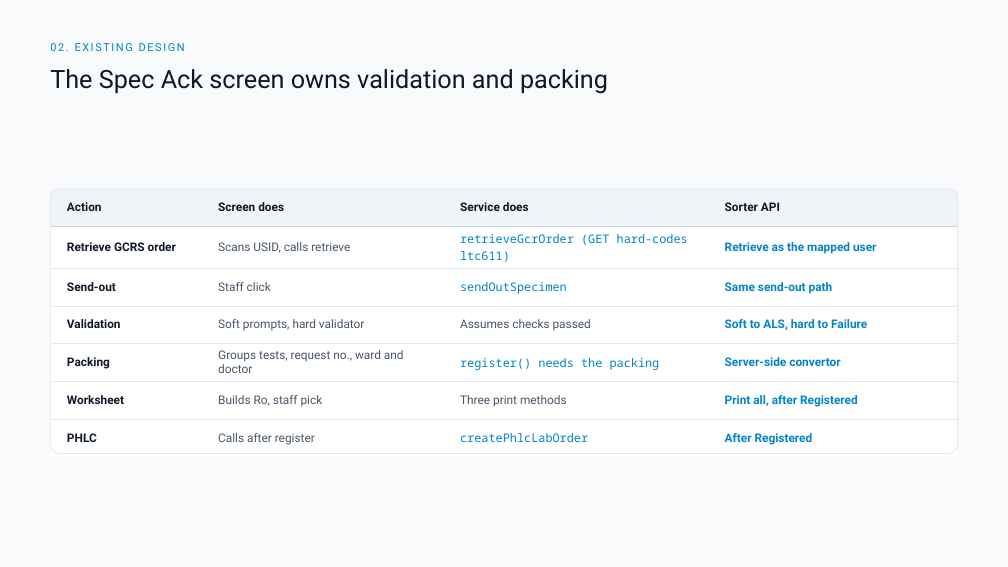
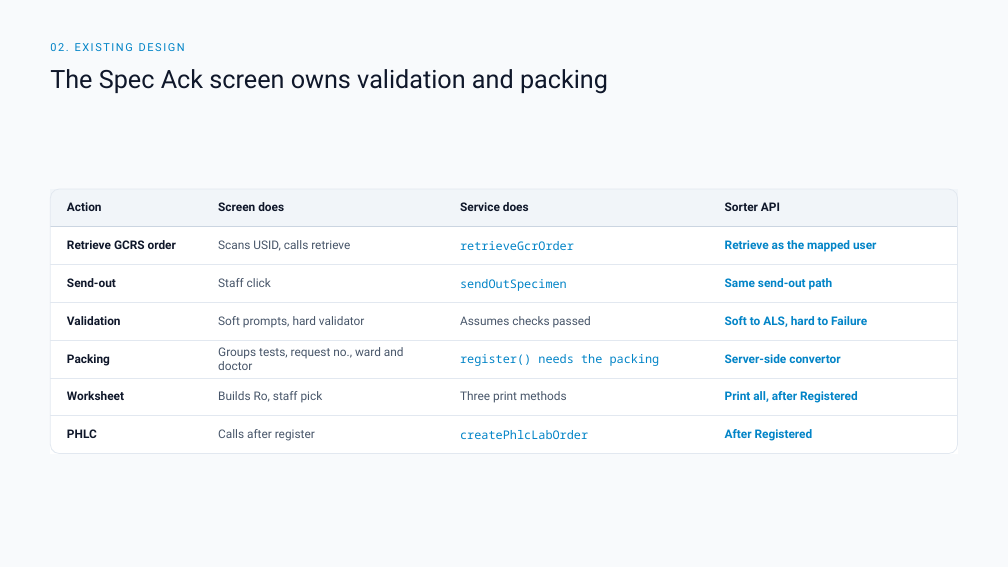
Before and after one commit to DragonChong/HA-Notes, a slide deck: slide 4 of SDLC/Projects/TMP-specimen-sorter-api — Specimen Sorter API/assets/Specimen Sorter API v3.pptx. Drawn at 1008x567 pixels with LibreOffice and Linux fonts; fonts in the diff are those of the drawing. Boxes give left, top, right and bottom in pixels: in the first picture for what was removed or moved away, otherwise in the second. Text is boxed around its words. In the diff, an @@ line names an element or a change of style, - is before the commit and + after.

```diff
--- a/SDLC/Projects/TMP-specimen-sorter-api — Specimen Sorter API/assets/Specimen Sorter API v3.pptx
+++ b/SDLC/Projects/TMP-specimen-sorter-api — Specimen Sorter API/assets/Specimen Sorter API v3.pptx
@@ table at bbox=[51, 189, 958, 445] @@
-row 2, column 3: retrieveGcrOrder (GET hard-codes ltc611)
+row 2, column 3: retrieveGcrOrder
```
Also in this commit, not shown: 1 other slide changed, 2 slides removed, 1 other file.
